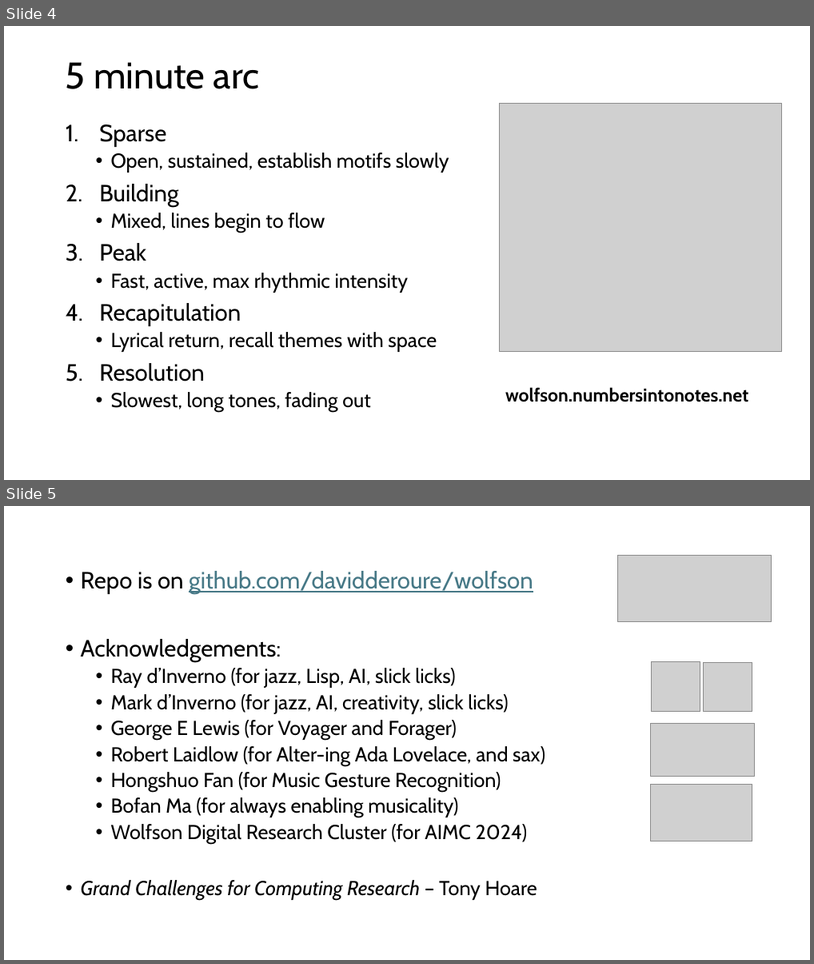
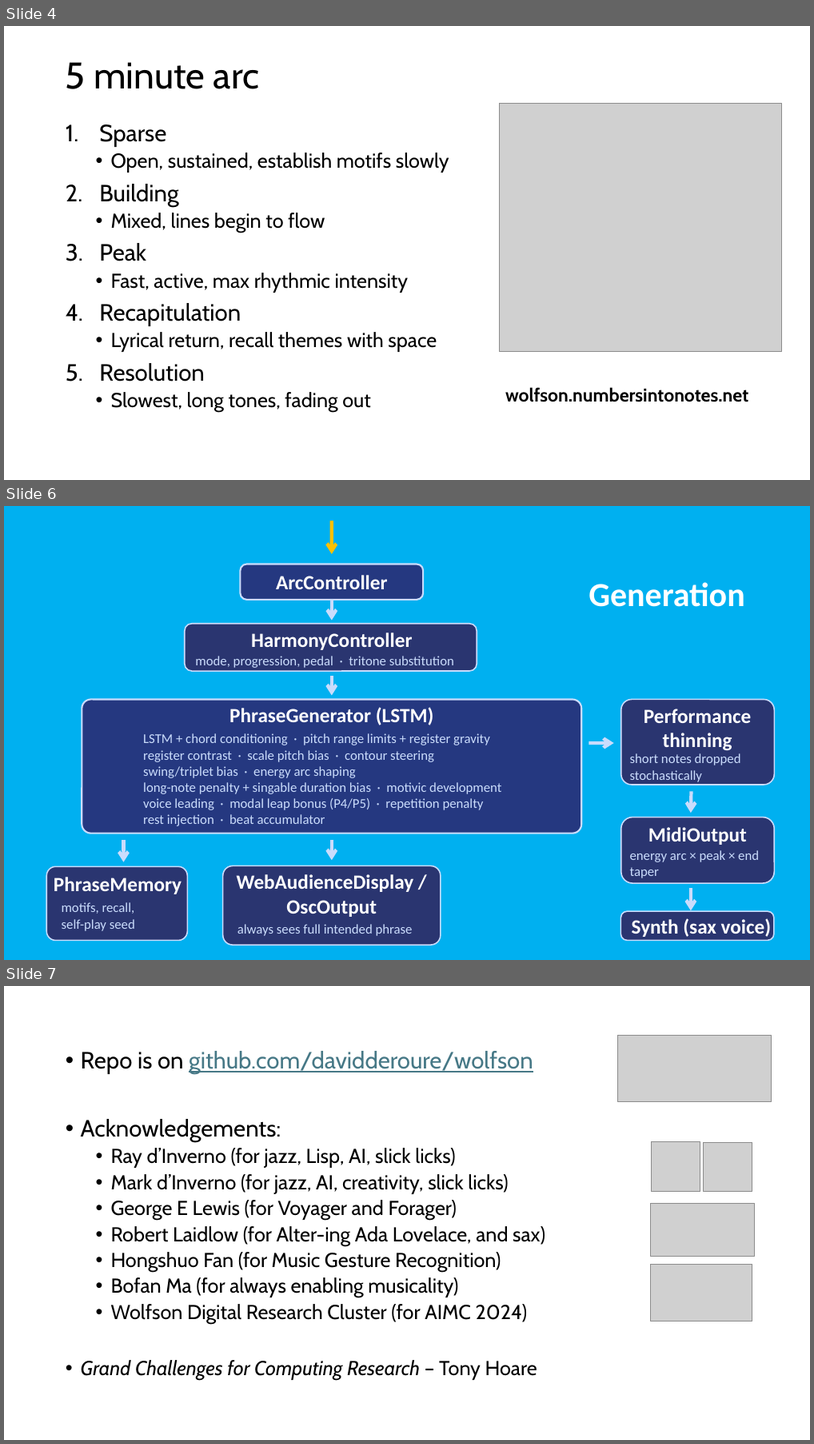
Before and after one commit to davidderoure/wolfson, a slide deck: docs/wolfson.pptx. Shown one above the other, each under a label of ours: slides 4 and 5 before the commit, slides 4, 6 and 7 after it; the slides between them are not shown. The pictures are 814x964 and 814x1444 pixels, drawn with LibreOffice and Linux fonts; fonts in the diff are those of the drawing; grey boxes stand for pictures. Boxes give left, top, right and bottom in pixels: in the first picture for what was removed or moved away, otherwise in the second. Text is boxed around its words. In the diff, an @@ line names an element or a change of style, - is before the commit and + after.

```diff
--- a/docs/wolfson.pptx
+++ b/docs/wolfson.pptx
@@ slide 6 added at bbox=[4, 506, 810, 960], background #00B0F0 @@
@@ arrow added from (332, 520) to (332, 554), #FFC000 4 pt @@
@@ rounded rectangle added at bbox=[241, 564, 424, 600], fill #253880, outline #CADCFC 2 pt @@
@@ text added at bbox=[276, 575, 387, 589], 24 pt, text #FFFFFF, bold @@
+ArcController
@@ arrow added from (332, 600) to (332, 620), #CADCFC 4 pt @@
@@ text added at bbox=[589, 582, 745, 607], 40 pt, text #FFFFFF, bold @@
+Generation
@@ rounded rectangle added at bbox=[185, 624, 477, 671], fill #2A3570, outline #CADCFC 1.5 pt @@
@@ text added at bbox=[251, 632, 412, 650], 24 pt, text #FFFFFF, bold @@
+HarmonyController
@@ text added at bbox=[195, 656, 454, 668], 16 pt, text #CADCFC @@
+mode, progression, pedal · tritone substitution
@@ arrow added from (332, 676) to (332, 696), #CADCFC 4 pt @@
@@ rounded rectangle added at bbox=[82, 699, 582, 832], fill #253880, outline #CADCFC 2 pt @@
@@ text added at bbox=[230, 707, 434, 725], 24 pt, text #FFFFFF, bold @@
+PhraseGenerator (LSTM)
@@ rounded rectangle added at bbox=[622, 699, 774, 784], fill #2A3570, outline #CADCFC 1.5 pt @@
@@ text added at bbox=[644, 708, 751, 751], 24 pt, text #FFFFFF, bold @@
+Performance thinning
@@ text added at bbox=[143, 733, 502, 826], 16 pt, text #CADCFC @@
+LSTM + chord conditioning · pitch range limits + register gravity
+register contrast · scale pitch bias · contour steering
+swing/triplet bias · energy arc shaping
+long-note penalty + singable duration bias · motivic development
+voice leading · modal leap bonus (P4/P5) · repetition penalty
+rest injection · beat accumulator
@@ arrow added from (590, 743) to (614, 743), #CADCFC 4 pt @@
@@ text added at bbox=[630, 753, 742, 782], 16 pt, text #CADCFC @@
+short notes dropped
+stochastically
@@ arrow added from (692, 791) to (691, 812), #CADCFC 4 pt @@
@@ rounded rectangle added at bbox=[622, 817, 774, 883], fill #2A3570, outline #CADCFC 1.5 pt @@
@@ arrow added from (124, 840) to (124, 862), #CADCFC 4 pt @@
@@ arrow added from (332, 840) to (332, 860), #CADCFC 4 pt @@
@@ text added at bbox=[649, 827, 747, 844], 24 pt, text #FFFFFF, bold @@
+MidiOutput
@@ rounded rectangle added at bbox=[223, 865, 441, 944], fill #2A3570, outline #CADCFC 1.5 pt @@
@@ line added from (332, 849) to (332, 853), #CADCFC 1.5 pt @@
@@ text added at bbox=[630, 850, 759, 878], 16 pt, text #CADCFC @@
+energy arc × peak × end taper
@@ rounded rectangle added at bbox=[46, 867, 187, 940], fill #2A3570, outline #CADCFC 1.5 pt @@
@@ text added at bbox=[54, 876, 182, 894], 24 pt, text #FFFFFF, bold @@
+PhraseMemory
@@ text added at bbox=[237, 874, 414, 916], 24 pt, text #FFFFFF, bold @@
+WebAudienceDisplay / OscOutput
@@ arrow added from (691, 888) to (691, 911), #CADCFC 4 pt @@
@@ text added at bbox=[62, 902, 135, 931], 16 pt, text #CADCFC @@
+motifs, recall,
+self-play seed
@@ rounded rectangle added at bbox=[621, 912, 774, 940], fill #2A3570, outline #CADCFC 1.5 pt @@
@@ text added at bbox=[238, 924, 413, 936], 16 pt, text #CADCFC @@
+always sees full intended phrase
@@ text added at bbox=[632, 918, 771, 936], 24 pt, text #FFFFFF, bold @@
+Synth (sax voice)
@@ what was slide 5 is now slide 7 @@
```
Also in this commit, not shown: 1 other slide added, 1 other file.
